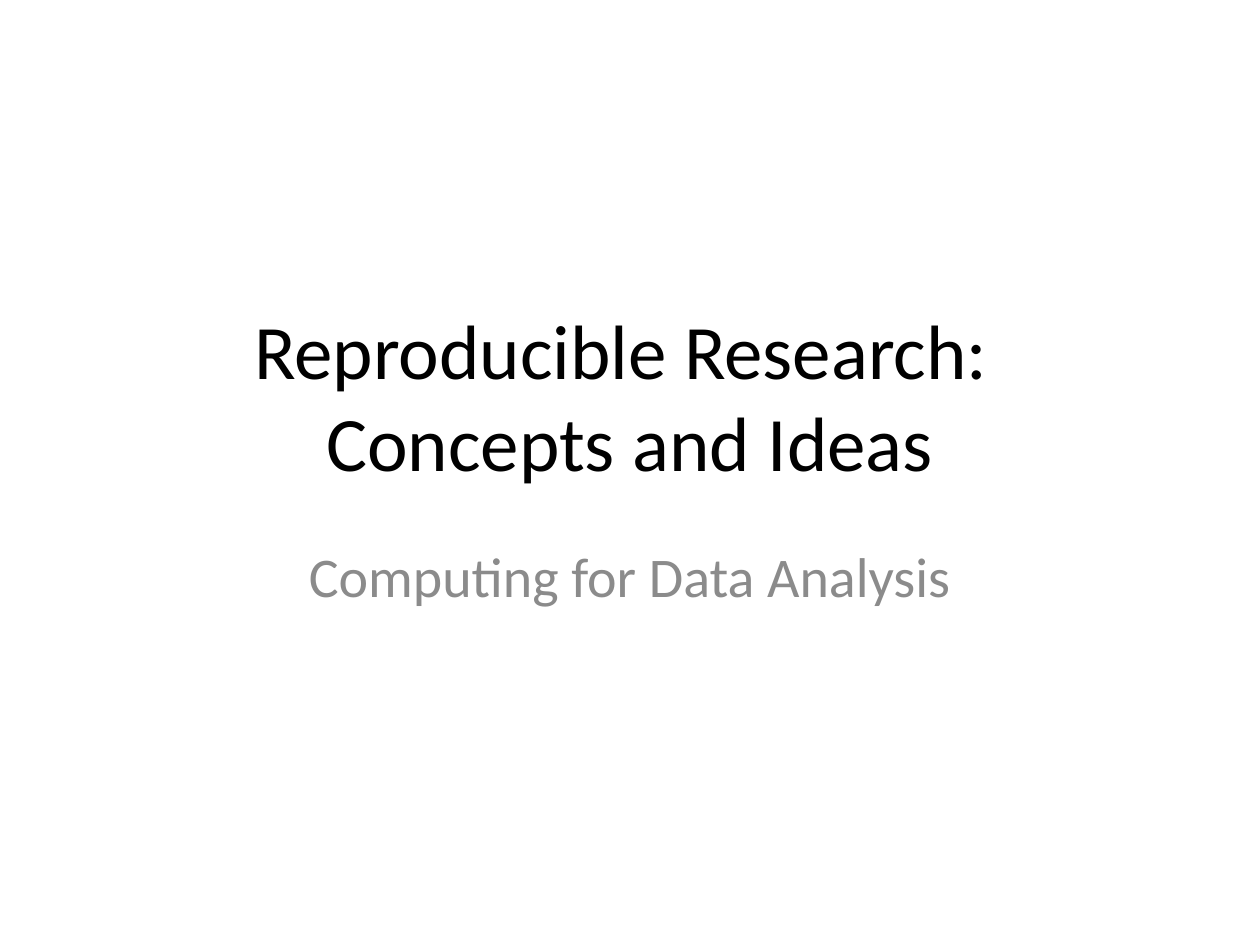
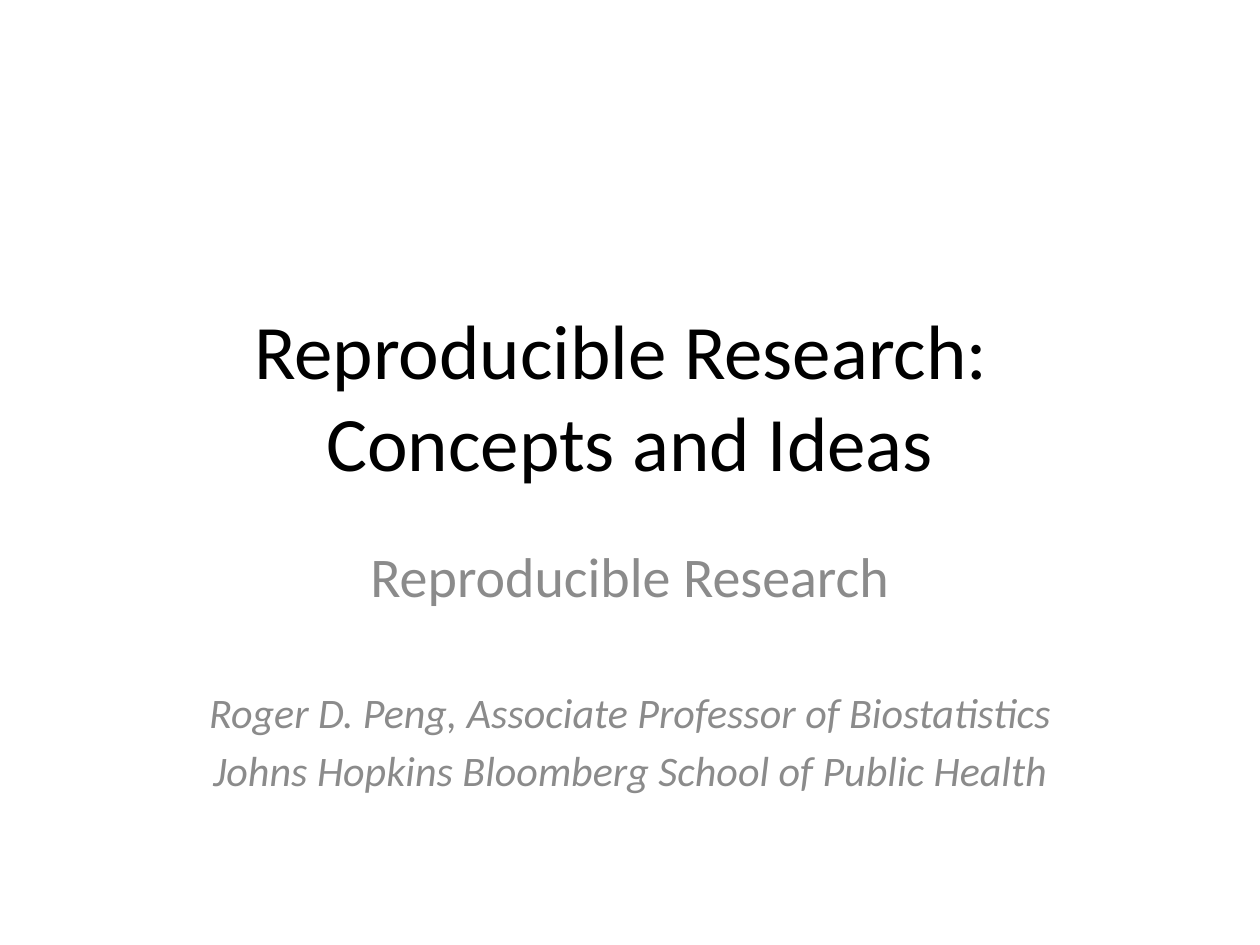
Before and after one commit to DataScienceSpecialization/courses, a slide deck: slide 1 of 05_ReproducibleResearch/ReproducibleResearchConcepts/ReproResearch.pptx. Drawn at 1260x945 pixels with LibreOffice and Linux fonts; fonts in the diff are those of the drawing. Boxes give left, top, right and bottom in pixels: in the first picture for what was removed or moved away, otherwise in the second. Text is boxed around its words. In the diff, an @@ line names an element or a change of style, - is before the commit and + after.

Commit message:
Modified lecture slides

```diff
--- a/05_ReproducibleResearch/ReproducibleResearchConcepts/ReproResearch.pptx
+++ b/05_ReproducibleResearch/ReproducibleResearchConcepts/ReproResearch.pptx
@@ subtitle at [209,558,1050,793]: text changed; size 32 to 24 pt; italic on @@
-Computing for Data Analysis
+Reproducible Research
+Roger D. Peng, Associate Professor of Biostatistics
+Johns Hopkins Bloomberg School of Public Health
```
Also in this commit, not shown: 1 other file.
